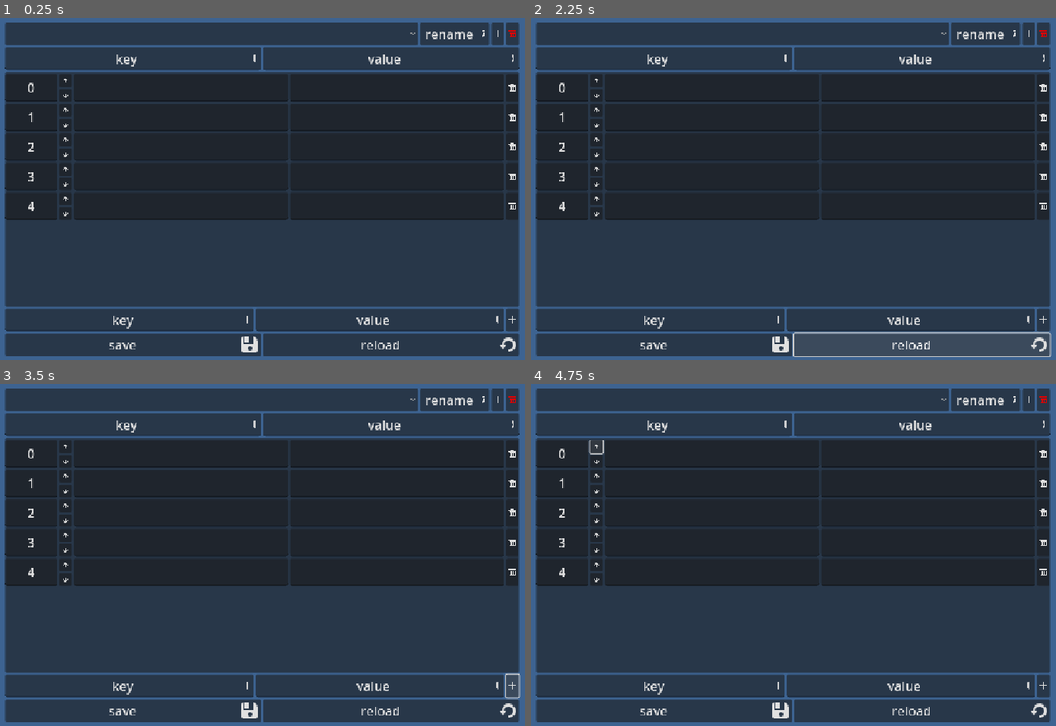
Above: before the commit, frames 1-4 (two rows, left to right).
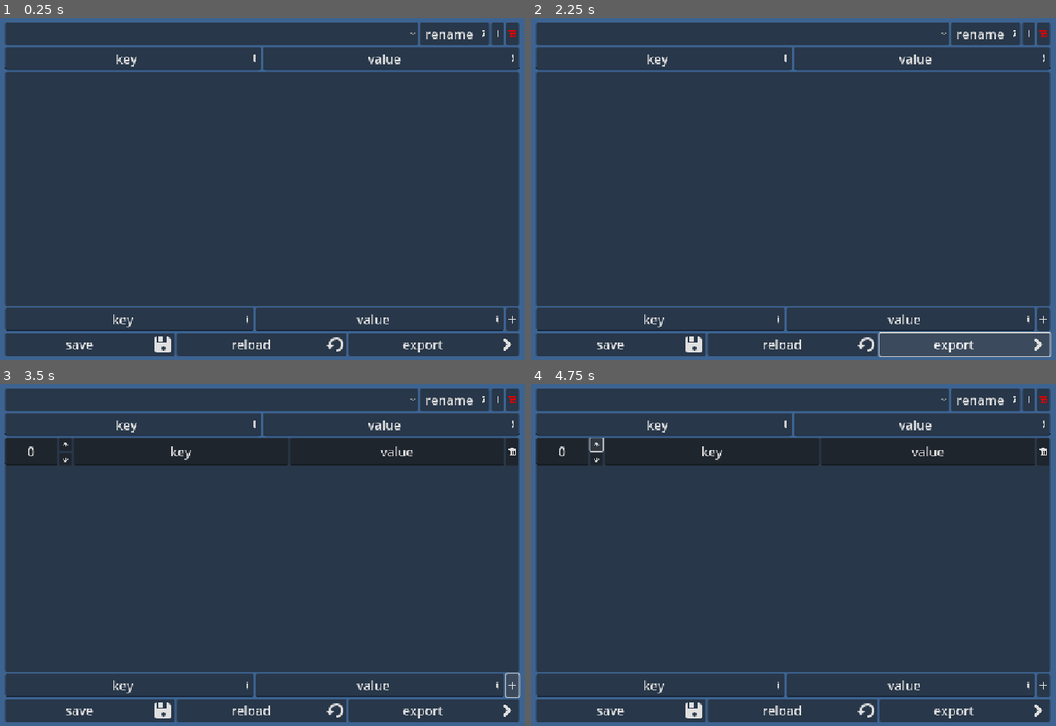
Above: after the commit, the same moments.

Repository: TheoLomeuBraga/list_it_all
Game: Godot game, scene res://main.tscn
Two runs of this game, one before a commit and one after it. Both use one fixed random seed, a clock stepped at 60 frames per second and the inputs below.
Inputs (mouse positions are in pixels of both pictures, inside the frame that each line leads up to):
- Up to frame 1 (0.25 s): no input
- Up to frame 2 (2.25 s): click "rename" at 0.5 s; click (1029, 35) at 1.27 s; click (966, 342) at 2 s, where only the run after the commit has a clickable "export"
- Up to frame 3 (3.5 s): click (514, 684) at 2.77 s
- Up to frame 4 (4.75 s): click (1045, 401) at 3.52 s; click (594, 445) at 4.27 s

The runs differ from the first frame. In frame 1, 39% of the frame differs, in the area x 0-99%, y 16-99%; in frame 2, 39%, in the area x 0-100%, y 16-100%; in frame 3, 32%; in frame 4, 32%.

Commit message:
add rename window

Diff:
--- /dev/null
+++ b/icons/PageNext.svg
@@ -0,0 +1 @@
+<svg xmlns="http://www.w3.org/2000/svg" width="12" height="12"><path fill="none" stroke="#e0e0e0" stroke-linecap="round" stroke-linejoin="round" stroke-width="2" d="m4.5 9 3-3-3-3"/></svg>
--- /dev/null
+++ b/main.gd
@@ -0,0 +1,14 @@
+extends Control
+class_name Main
+
+@export var list_item_scene : PackedScene = preload("res://item_list/list_item.tscn")
+
+func add_list_item() -> void:
+	var li : ListItem = list_item_scene.instantiate()
+	$PanelContainer/AspectRatioContainer/VBoxContainer/Panel/ScrollContainer/HBoxContainer/list_items.add_child(li)
+	li.set_key($PanelContainer/AspectRatioContainer/VBoxContainer/add_column/key.text)
+	li.set_value($PanelContainer/AspectRatioContainer/VBoxContainer/add_column/value.text)
+	li.grab_focus()
+
+func _ready() -> void:
+	$PanelContainer/AspectRatioContainer/VBoxContainer/add_column/add.pressed.connect(add_list_item)
--- a/main.tscn
+++ b/main.tscn
@@ -1,11 +1,12 @@
-[gd_scene load_steps=11 format=3 uid="uid://c4abt3l70yows"]
+[gd_scene load_steps=12 format=3 uid="uid://c4abt3l70yows"]
 
 [ext_resource type="Texture2D" uid="uid://cumftfxkll0kp" path="res://icons/Add.svg" id="1_1bvp3"]
 [ext_resource type="Texture2D" uid="uid://pc2jovg64cv5" path="res://icons/Edit.svg" id="1_7mycd"]
-[ext_resource type="PackedScene" uid="uid://dgkkw38m7lasw" path="res://item_list/list_item.tscn" id="1_ig7tw"]
+[ext_resource type="Script" uid="uid://dnsakfmtritgp" path="res://main.gd" id="1_272bh"]
 [ext_resource type="Texture2D" uid="uid://5binq6hoehgf" path="res://icons/Remove.svg" id="2_lquwl"]
 [ext_resource type="Texture2D" uid="uid://dag1rjjqtci4d" path="res://icons/Save.svg" id="4_7mycd"]
 [ext_resource type="Texture2D" uid="uid://cixsgxc3xpicr" path="res://icons/Reload.svg" id="5_lquwl"]
+[ext_resource type="Texture2D" uid="uid://6sum7ov7lnw7" path="res://icons/PageNext.svg" id="8_5vw27"]
 
 [sub_resource type="Theme" id="Theme_7dm0k"]
 Button/font_sizes/font_size = 24
@@ -29,6 +30,7 @@
 grow_horizontal = 2
 grow_vertical = 2
 theme = SubResource("Theme_7dm0k")
+script = ExtResource("1_272bh")
 metadata/_edit_use_anchors_ = true
 
 [node name="PanelContainer" type="PanelContainer" parent="."]
@@ -105,36 +107,25 @@
 size_flags_vertical = 3
 
 [node name="ScrollContainer" type="ScrollContainer" parent="PanelContainer/AspectRatioContainer/VBoxContainer/Panel"]
-layout_mode = 2
-offset_top = 4.0
-offset_right = 972.0
-offset_bottom = 605.0
-size_flags_vertical = 3
+layout_mode = 1
+anchors_preset = 15
+anchor_right = 1.0
+anchor_bottom = 1.0
+grow_horizontal = 2
+grow_vertical = 2
+size_flags_vertical = 3
+follow_focus = true
+metadata/_edit_use_anchors_ = true
 
 [node name="HBoxContainer" type="HBoxContainer" parent="PanelContainer/AspectRatioContainer/VBoxContainer/Panel/ScrollContainer"]
 layout_mode = 2
 size_flags_horizontal = 3
 size_flags_vertical = 3
 
-[node name="VBoxContainer" type="VBoxContainer" parent="PanelContainer/AspectRatioContainer/VBoxContainer/Panel/ScrollContainer/HBoxContainer"]
-layout_mode = 2
-size_flags_horizontal = 3
-size_flags_vertical = 3
-
-[node name="list_item" parent="PanelContainer/AspectRatioContainer/VBoxContainer/Panel/ScrollContainer/HBoxContainer/VBoxContainer" instance=ExtResource("1_ig7tw")]
-layout_mode = 2
-
-[node name="list_item2" parent="PanelContainer/AspectRatioContainer/VBoxContainer/Panel/ScrollContainer/HBoxContainer/VBoxContainer" instance=ExtResource("1_ig7tw")]
-layout_mode = 2
-
-[node name="list_item3" parent="PanelContainer/AspectRatioContainer/VBoxContainer/Panel/ScrollContainer/HBoxContainer/VBoxContainer" instance=ExtResource("1_ig7tw")]
-layout_mode = 2
-
-[node name="list_item4" parent="PanelContainer/AspectRatioContainer/VBoxContainer/Panel/ScrollContainer/HBoxContainer/VBoxContainer" instance=ExtResource("1_ig7tw")]
-layout_mode = 2
-
-[node name="list_item5" parent="PanelContainer/AspectRatioContainer/VBoxContainer/Panel/ScrollContainer/HBoxContainer/VBoxContainer" instance=ExtResource("1_ig7tw")]
-layout_mode = 2
+[node name="list_items" type="VBoxContainer" parent="PanelContainer/AspectRatioContainer/VBoxContainer/Panel/ScrollContainer/HBoxContainer"]
+layout_mode = 2
+size_flags_horizontal = 3
+size_flags_vertical = 3
 
 [node name="add_column" type="HBoxContainer" parent="PanelContainer/AspectRatioContainer/VBoxContainer"]
 layout_mode = 2
@@ -155,7 +146,7 @@
 alignment = 1
 right_icon = ExtResource("1_7mycd")
 
-[node name="Button" type="Button" parent="PanelContainer/AspectRatioContainer/VBoxContainer/add_column"]
+[node name="add" type="Button" parent="PanelContainer/AspectRatioContainer/VBoxContainer/add_column"]
 layout_mode = 2
 icon = ExtResource("1_1bvp3")
 
@@ -179,6 +170,13 @@
 icon = ExtResource("5_lquwl")
 icon_alignment = 2
 expand_icon = true
+
+[node name="export" type="Button" parent="PanelContainer/AspectRatioContainer/VBoxContainer/HBoxContainer"]
+layout_mode = 2
+size_flags_horizontal = 3
+text = "export"
+icon = ExtResource("8_5vw27")
+icon_alignment = 2
 
 [node name="HSeparator2" type="HSeparator" parent="PanelContainer/AspectRatioContainer/VBoxContainer"]
 layout_mode = 2
@@ -309,3 +307,46 @@
 theme_override_colors/font_focus_color = Color(0, 1, 0, 1)
 theme_override_colors/font_pressed_color = Color(0, 1, 0, 1)
 text = "NO"
+
+[node name="rename_list_to" type="Window" parent="."]
+auto_translate_mode = 1
+canvas_item_default_texture_filter = 0
+title = "delete list ?"
+initial_position = 2
+size = Vector2i(620, 435)
+visible = false
+unresizable = true
+always_on_top = true
+sharp_corners = true
+
+[node name="PanelContainer" type="PanelContainer" parent="rename_list_to"]
+texture_filter = 1
+anchors_preset = 15
+anchor_right = 1.0
+anchor_bottom = 1.0
+grow_horizontal = 2
+grow_vertical = 2
+size_flags_vertical = 3
+theme_override_styles/panel = SubResource("StyleBoxFlat_7mycd")
+metadata/_edit_use_anchors_ = true
+
+[node name="VBoxContainer" type="VBoxContainer" parent="rename_list_to/PanelContainer"]
+layout_mode = 2
+theme_override_constants/separation = 64
+alignment = 1
+
+[node name="rename_list" type="Label" parent="rename_list_to/PanelContainer/VBoxContainer"]
+layout_mode = 2
+theme_override_font_sizes/font_size = 32
+text = "rename list to:"
+horizontal_alignment = 1
+vertical_alignment = 1
+
+[node name="LineEdit" type="LineEdit" parent="rename_list_to/PanelContainer/VBoxContainer"]
+layout_mode = 2
+placeholder_text = "new name"
+alignment = 1
+
+[node name="Button" type="Button" parent="rename_list_to/PanelContainer/VBoxContainer"]
+layout_mode = 2
+text = "ok"
Not shown, added: icons/PageNext.svg.import
Not shown, added: main.gd.uid
